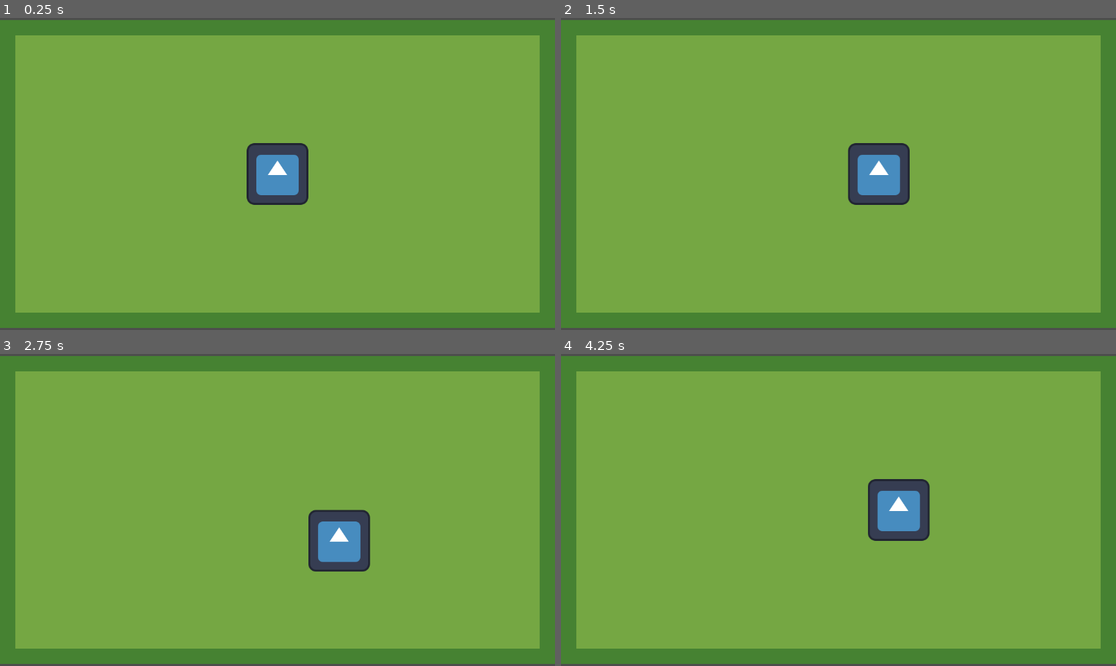
Above: before the commit, frames 1-4 (two rows, left to right).
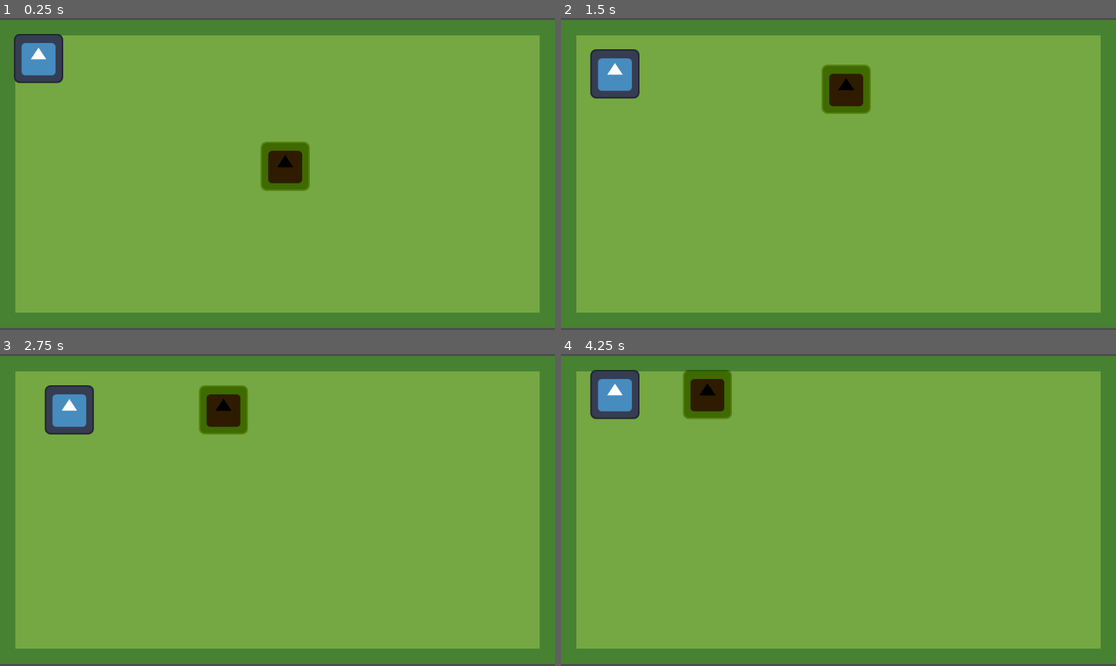
Above: after the commit, the same moments.

Repository: Jacon-ator/4444_Final_Project
Game: Godot game, scene res://level.tscn
Same seed, same stepped clock (60 frames per second), same inputs: the game is played once before the commit and once after it. The engine's default icon, where the game draws it, is replaced by a stand-in: a white triangle on a blue panel in a dark square.
Inputs:
- Up to frame 1 (0.25 s): no input
- Up to frame 2 (1.5 s): hold Right (ui_right) 0.53-1.28 s; hold Down (ui_down) from 1.28 s (still down)
- Up to frame 3 (2.75 s): release Down (ui_down) at 2.03 s; hold Right (ui_right) from 2.03 s (still down)
- Up to frame 4 (4.25 s): release Right (ui_right) at 2.78 s; hold Up (ui_up) 2.78-3.53 s; hold Left (ui_left) from 3.53 s (still down)

The runs differ from the first frame. In frame 1, 3.6% of the frame differs, in the area x 2-56%, y 5-60%; in frame 2, 5.0%, in the area x 5-63%, y 10-60%; in frame 3, 5.0%; in frame 4, 5.0%.

Commit message:
Kinda got stuff happening

Diff:
--- /dev/null
+++ b/4444_final_project/enemy.gd
@@ -0,0 +1,132 @@
+# enemy.gd
+extends CharacterBody2D
+
+const TILE_SIZE = 32
+
+@export var player_node: Node2D
+@export var tile_map_node: TileMapLayer
+
+var current_path: Array[Vector2i] = []
+
+@onready var move_timer: Timer = $MoveTimer
+var can_move: bool = true
+
+func _ready():
+	# Ensure the Timer node exists
+	if not has_node("MoveTimer"):
+		push_error("Enemy AI: MoveTimer node not found! Add a Timer node named 'MoveTimer' as a child.")
+		set_physics_process(false)
+		return
+
+	# Connect the timer's timeout signal
+	move_timer.timeout.connect(_on_move_timer_timeout)
+	move_timer.one_shot = true # Ensure it's one-shot
+
+	# Initial setup
+	if player_node == null:
+		push_error("Enemy AI: Player node not assigned!")
+	if tile_map_node == null:
+		push_error("Enemy AI: TileMapLayer node not assigned!")
+
+	# Set initial position snapped to grid if needed
+	if tile_map_node != null:
+		global_position = tile_map_node.map_to_local(tile_map_node.local_to_map(global_position))
+	else:
+		push_error("Enemy AI: Cannot snap to grid, TileMapLayer node is null in _ready()!")
+
+# Use @warning_ignore("unused_parameter") to silence the delta warning
+@warning_ignore("unused_parameter")
+func _physics_process(delta: float):
+	if not can_move:
+		return
+
+	# Basic checks
+	if player_node == null or tile_map_node == null:
+		return
+
+	# --- Pathfinding Logic --- (Only runs when can_move is true)
+	var start_tile = tile_map_node.local_to_map(global_position)
+	var end_tile = tile_map_node.local_to_map(player_node.global_position)
+
+	# Don't recalculate path if already at the target tile
+	if start_tile == end_tile:
+		return
+
+	current_path = calculate_custom_path(start_tile, end_tile)
+
+	# --- Movement Logic --- (Only runs when can_move is true)
+	if not current_path.is_empty():
+		var next_tile: Vector2i = current_path.pop_front()
+		if is_tile_walkable(next_tile):
+			# Snap to the next tile position instantly
+			global_position = tile_map_node.map_to_local(next_tile)
+
+			# Prevent moving again until timer finishes
+			can_move = false
+			move_timer.start() # Start the timer using its configured wait_time
+	else:
+		pass # Do nothing if path is empty, wait for next cycle
+
+# --- Timer Callback ---
+func _on_move_timer_timeout():
+	can_move = true # Allow movement calculation again
+
+# --- Helper Functions ---
+
+func calculate_custom_path(start_tile: Vector2i, end_tile: Vector2i) -> Array[Vector2i]:
+	# Basic Breadth-First Search (BFS) Implementation
+	var queue: Array[Vector2i] = [start_tile]
+	var visited: Dictionary = {start_tile: null} # Using a dictionary to store path: {tile: previous_tile}
+
+	while not queue.is_empty():
+		var current_tile = queue.pop_front()
+
+		if current_tile == end_tile:
+			# Path found, reconstruct it
+			var path: Array[Vector2i] = []
+			var step = end_tile
+			while step != start_tile:
+				# Check if the step exists in visited before accessing it
+				if not visited.has(step):
+					push_error("Error reconstructing path: step not found in visited dictionary.")
+					return [] # Return empty path on error
+				path.push_front(step)
+				step = visited[step] # Backtrack using the stored path
+			return path
+
+		# Explore neighbors (Up, Down, Left, Right)
+		var neighbors = [
+			current_tile + Vector2i.UP,
+			current_tile + Vector2i.DOWN,
+			current_tile + Vector2i.LEFT,
+			current_tile + Vector2i.RIGHT
+		]
+
+		for neighbor in neighbors:
+			# Check if walkable and not visited
+			if is_tile_walkable(neighbor) and not visited.has(neighbor):
+				visited[neighbor] = current_tile # Record path: came from current_tile
+				queue.push_back(neighbor) # Add to queue for exploration
+
+	return [] # Return empty array if no path is found
+
+func is_tile_walkable(tile_coord: Vector2i) -> bool:
+	if tile_map_node == null:
+		return false # Cannot determine walkability
+
+	# Check if the tile exists and if it has collision
+	# Assumes your wall tiles are on physics layer 1 (or adjust as needed)
+	# You might need more sophisticated checks based on your TileSet setup
+	# Using layer 0 for get_cell_tile_data
+	var tile_data = tile_map_node.get_cell_tile_data(tile_coord)
+	if tile_data == null:
+		# Check if the coordinate is outside the used rectangle of the map
+		var map_rect = tile_map_node.get_used_rect()
+		if not map_rect.has_point(tile_coord):
+			return false # Outside map bounds is not walkable
+		return true # Assume empty space within map bounds is walkable
+
+	# Check if the specific tile has collision configured
+	# Assuming collision is on physics layer 0 of the tile data
+	var collision_polygons = tile_data.get_collision_polygons_count(0) # Physics Layer 0
+	return collision_polygons == 0 # Walkable if no collision shapes on this tile
--- /dev/null
+++ b/4444_final_project/enemy.tscn
@@ -0,0 +1,22 @@
+[gd_scene load_steps=4 format=3 uid="uid://cfb7ni1gptd2y"]
+
+[ext_resource type="Texture2D" uid="uid://dt1rk5ngjig2e" path="res://icon.svg" id="2_qi2p4"]
+
+[sub_resource type="CanvasItemMaterial" id="CanvasItemMaterial_7k104"]
+blend_mode = 2
+
+[sub_resource type="RectangleShape2D" id="RectangleShape2D_4gyqm"]
+size = Vector2(96, 96)
+
+[node name="CharacterBody2D" type="CharacterBody2D"]
+
+[node name="Sprite2D" type="Sprite2D" parent="."]
+material = SubResource("CanvasItemMaterial_7k104")
+scale = Vector2(0.8, 0.8)
+texture = ExtResource("2_qi2p4")
+
+[node name="CollisionShape2D" type="CollisionShape2D" parent="."]
+shape = SubResource("RectangleShape2D_4gyqm")
+
+[node name="MoveTimer" type="Timer" parent="."]
+wait_time = 0.245
--- a/4444_final_project/level.tscn
+++ b/4444_final_project/level.tscn
@@ -1,8 +1,10 @@
-[gd_scene load_steps=7 format=4 uid="uid://btgkpibfq57f6"]
+[gd_scene load_steps=8 format=4 uid="uid://btgkpibfq57f6"]
 
 [ext_resource type="Texture2D" uid="uid://ch665wb8v33f6" path="res://tilemap palette.png" id="1_oi3di"]
 [ext_resource type="Script" uid="uid://jn1ggyj71bf7" path="res://player.gd" id="1_vonw3"]
-[ext_resource type="Texture2D" uid="uid://dt1rk5ngjig2e" path="res://icon.svg" id="2_oi3di"]
+[ext_resource type="PackedScene" uid="uid://cfb7ni1gptd2y" path="res://enemy.tscn" id="4_0b4ue"]
+[ext_resource type="PackedScene" uid="uid://c5bwtuyr6tqg1" path="res://player.tscn" id="4_f2txt"]
+[ext_resource type="Script" uid="uid://cd1pof14i8t4t" path="res://enemy.gd" id="5_f2txt"]
 
 [sub_resource type="TileSetAtlasSource" id="TileSetAtlasSource_oi3di"]
 texture = ExtResource("1_oi3di")
@@ -17,24 +19,19 @@
 physics_layer_0/collision_mask = 2
 sources/0 = SubResource("TileSetAtlasSource_oi3di")
 
-[sub_resource type="RectangleShape2D" id="RectangleShape2D_vonw3"]
-
 [node name="Level" type="Node2D"]
 
 [node name="TileMapLayer" type="TileMapLayer" parent="."]
 tile_map_data = PackedByteArray("AADu//b/AAAAAAAAAADv//b/AAAAAAAAAADw//b/AAAAAAAAAADx//b/AAAAAAAAAADy//b/AAAAAAAAAADz// …(11440 unchanged characters)…
 tile_set = SubResource("TileSet_0b4ue")
 
-[node name="Player" type="CharacterBody2D" parent="."]
-collision_layer = 3
-collision_mask = 2
+[node name="Camera" type="Camera2D" parent="."]
+
+[node name="Enemy" parent="." node_paths=PackedStringArray("player_node", "tile_map_node") instance=ExtResource("4_0b4ue")]
+script = ExtResource("5_f2txt")
+player_node = NodePath("../Player")
+tile_map_node = NodePath("../TileMapLayer")
+
+[node name="Player" parent="." instance=ExtResource("4_f2txt")]
+position = Vector2(-496, -240)
 script = ExtResource("1_vonw3")
-
-[node name="Icon" type="Sprite2D" parent="Player"]
-texture = ExtResource("2_oi3di")
-
-[node name="CollisionShape2D" type="CollisionShape2D" parent="Player"]
-scale = Vector2(6, 6)
-shape = SubResource("RectangleShape2D_vonw3")
-
-[node name="Camera" type="Camera2D" parent="."]
--- a/4444_final_project/player.gd
+++ b/4444_final_project/player.gd
@@ -1,38 +1,26 @@
 extends CharacterBody2D
 
 const tile_size = 32
-const move_speed = 0.35
-var moving = false
+# Removed move_speed as movement is now instant per frame
+# Removed moving variable
 var input_dir
 
 @warning_ignore("unused_parameter")
 func _physics_process(delta: float) -> void:
-	# Sets input direction to zero
-	input_dir = Vector2.ZERO
+	# Check for input - use is_action_just_pressed for single step per press
+	if Input.is_action_just_pressed("ui_down"):
+		input_dir = Vector2(0, 1)
+	elif Input.is_action_just_pressed("ui_up"):
+		input_dir = Vector2(0, -1)
+	elif Input.is_action_just_pressed("ui_right"):
+		input_dir = Vector2(1, 0)
+	elif Input.is_action_just_pressed("ui_left"):
+		input_dir = Vector2(-1, 0)
+	else:
+		# No input this frame
+		input_dir = Vector2.ZERO
 
-	# Sets each direction to the approporiate vec2
-	if Input.is_action_pressed("ui_down"):
-		input_dir = Vector2(0,1)
-		move()
-	elif Input.is_action_pressed("ui_up"):
-		input_dir = Vector2(0,-1)
-		move()
-	elif Input.is_action_pressed("ui_right"):
-		input_dir = Vector2(1, 0)
-		move()
-	elif Input.is_action_pressed("ui_left"):
-		input_dir = Vector2(-1, 0)
-		move()
-
-# Function for grid based movement
-func move():
-	if input_dir:
-		if moving == false:
-			moving = true
-			var tween = create_tween()
-			tween.tween_property(self, "position", position + input_dir*tile_size, move_speed)
-			tween.tween_callback(move_false)
-
-# Sets moving to false
-func move_false():
-	moving = false
+	# If there was input, attempt to move
+	if input_dir != Vector2.ZERO:
+		var motion = input_dir * tile_size
+		move_and_collide(motion)
--- /dev/null
+++ b/4444_final_project/player.tscn
@@ -0,0 +1,16 @@
+[gd_scene load_steps=3 format=3 uid="uid://c5bwtuyr6tqg1"]
+
+[ext_resource type="Texture2D" uid="uid://dt1rk5ngjig2e" path="res://icon.svg" id="1_4flbx"]
+
+[sub_resource type="RectangleShape2D" id="RectangleShape2D_onrkg"]
+size = Vector2(16, 16)
+
+[node name="CharacterBody2D" type="CharacterBody2D"]
+
+[node name="Icon" type="Sprite2D" parent="."]
+scale = Vector2(0.8, 0.8)
+texture = ExtResource("1_4flbx")
+
+[node name="CollisionShape2D" type="CollisionShape2D" parent="."]
+scale = Vector2(6, 6)
+shape = SubResource("RectangleShape2D_onrkg")
Not shown, added: 4444_final_project/enemy.gd.uid
